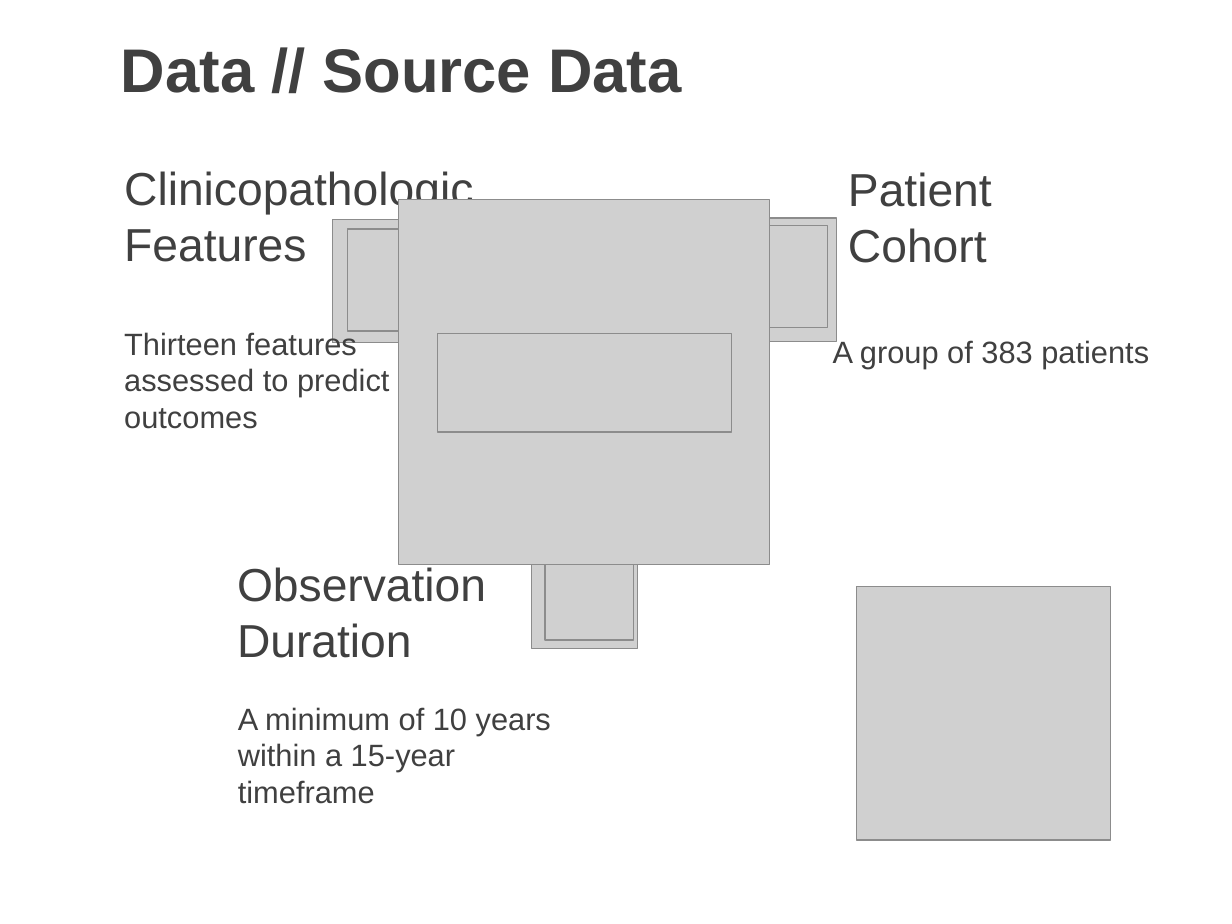
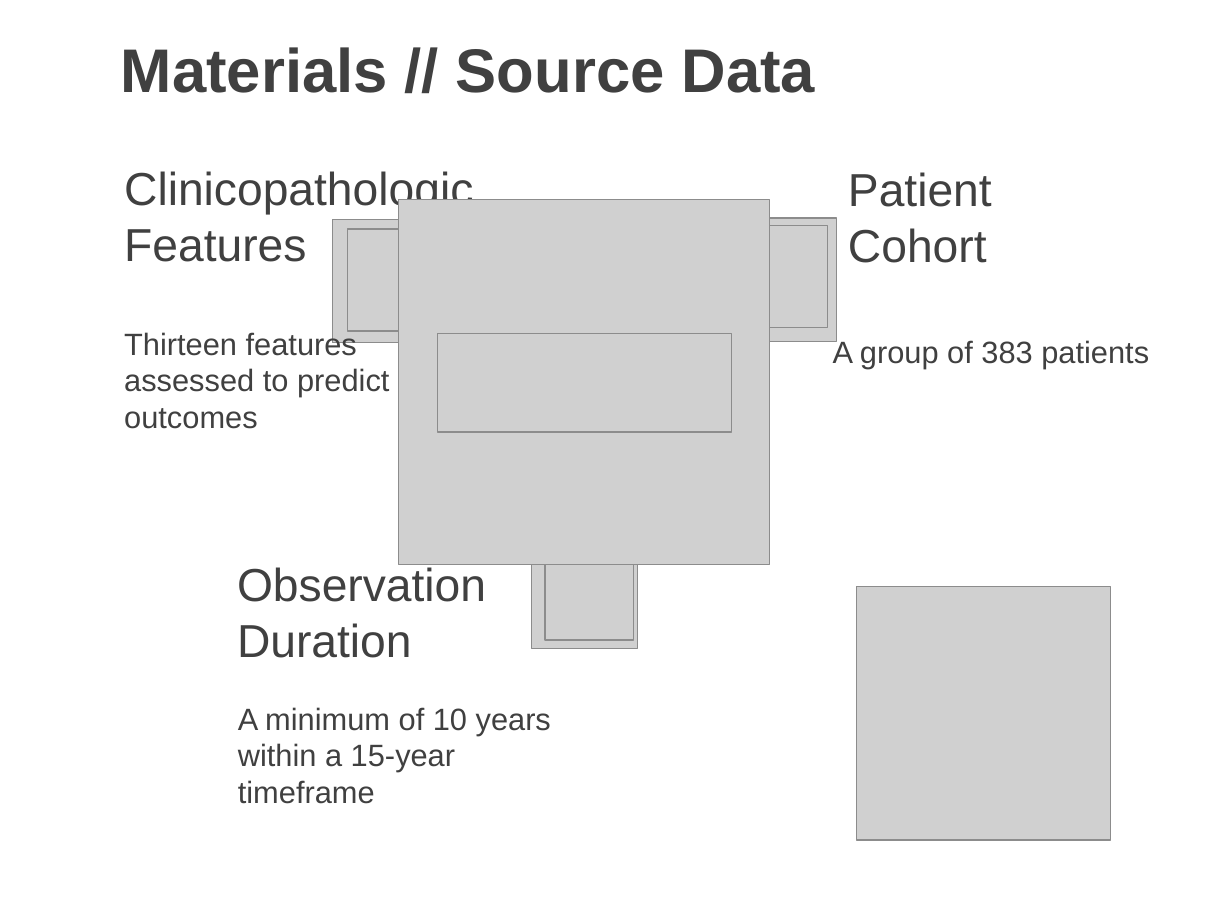
Before and after one commit to josh-dcosta/pjas-thyroid, a slide deck: slide 11 of presentation/Josh_DCosta_Thyroid_Cancer_Recurrence.pptx (slide 16 before the commit). Drawn at 1232x924 pixels with LibreOffice and Linux fonts; fonts in the diff are those of the drawing; grey boxes stand for pictures. Boxes give left, top, right and bottom in pixels: in the first picture for what was removed or moved away, otherwise in the second. Text is boxed around its words. In the diff, an @@ line names an element or a change of style, - is before the commit and + after.

```diff
--- a/presentation/Josh_DCosta_Thyroid_Cancer_Recurrence.pptx
+++ b/presentation/Josh_DCosta_Thyroid_Cancer_Recurrence.pptx
@@ text at box(121, 47, 815, 93): text changed @@
-Data // Source Data
+Materials // Source Data
```
Also in this commit, not shown: 10 other slides changed, 1 slide added, 2 slides removed.
